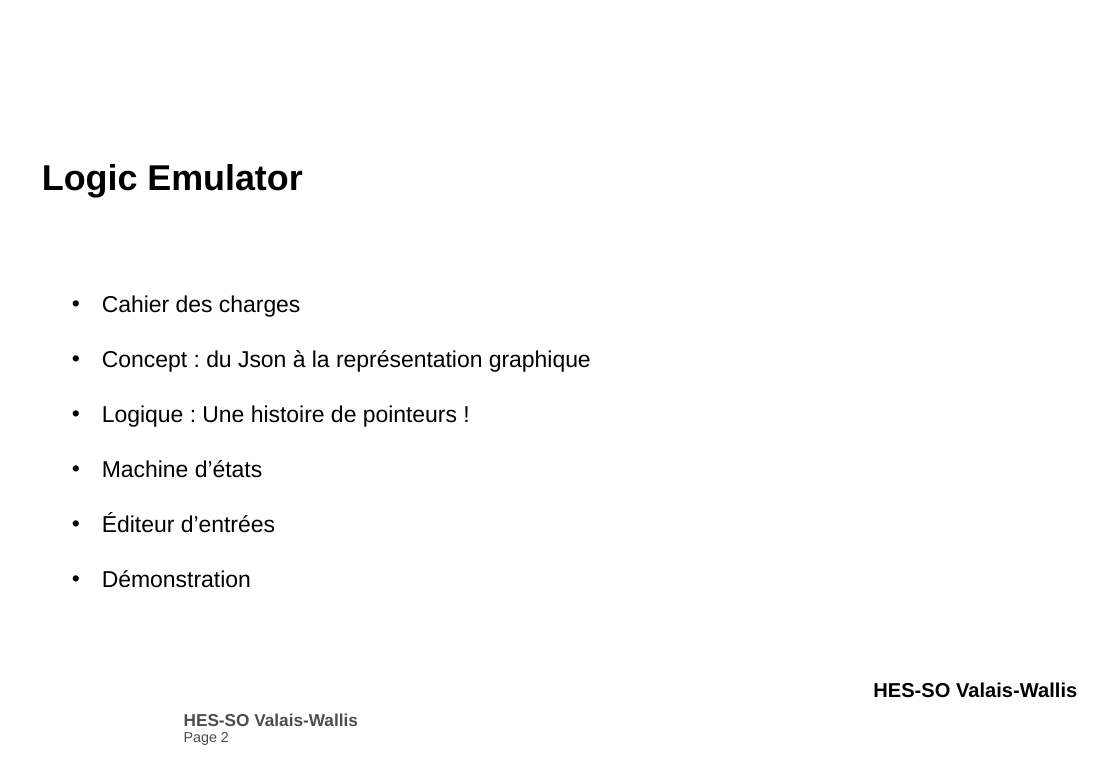
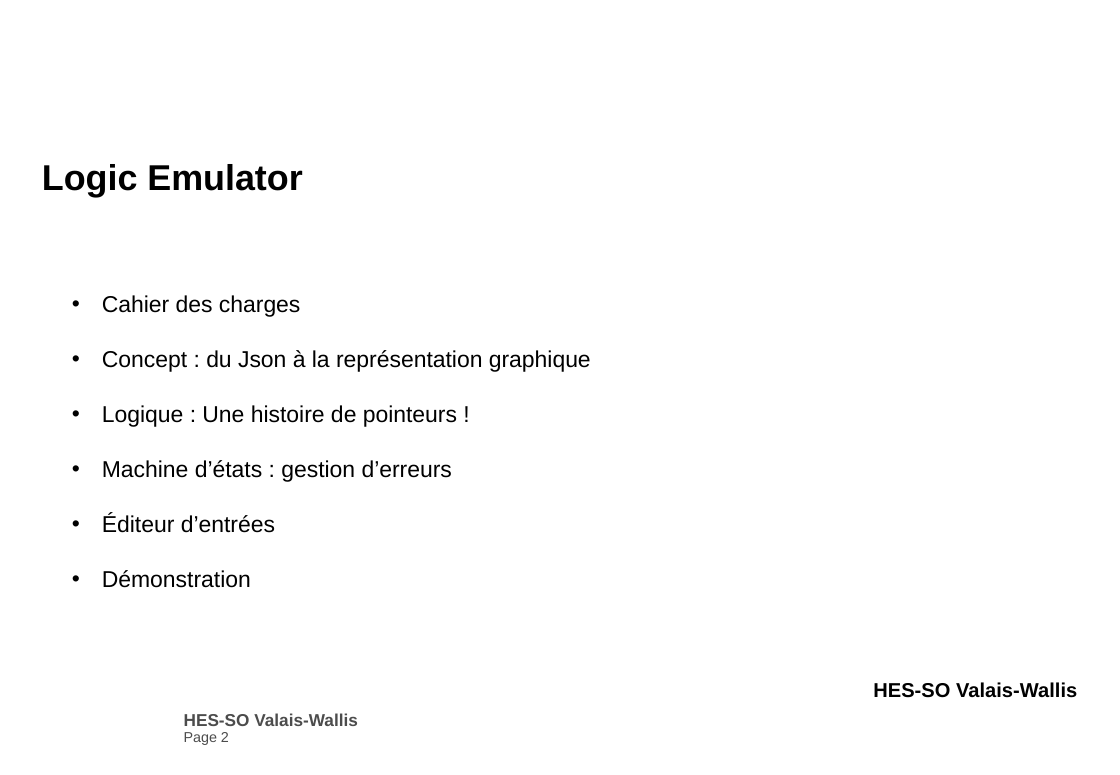
Before and after one commit to selligZeittom/Logic_emulator, a slide deck: slide 2 of DOC/presentationLogicEmulator.pptx. Drawn at 1120x775 pixels with LibreOffice and Linux fonts; fonts in the diff are those of the drawing; background and template pictures are left out. Boxes give left, top, right and bottom in pixels: in the first picture for what was removed or moved away, otherwise in the second. Text is boxed around its words. In the diff, an @@ line names an element or a change of style, - is before the commit and + after.

```diff
--- a/DOC/presentationLogicEmulator.pptx
+++ b/DOC/presentationLogicEmulator.pptx
@@ text at box(102, 460, 452, 482): text changed @@
-  • Machine d’états
+  • Machine d’états : gestion d’erreurs
```
Also in this commit, not shown: 2 other slides changed, 1 other file.
